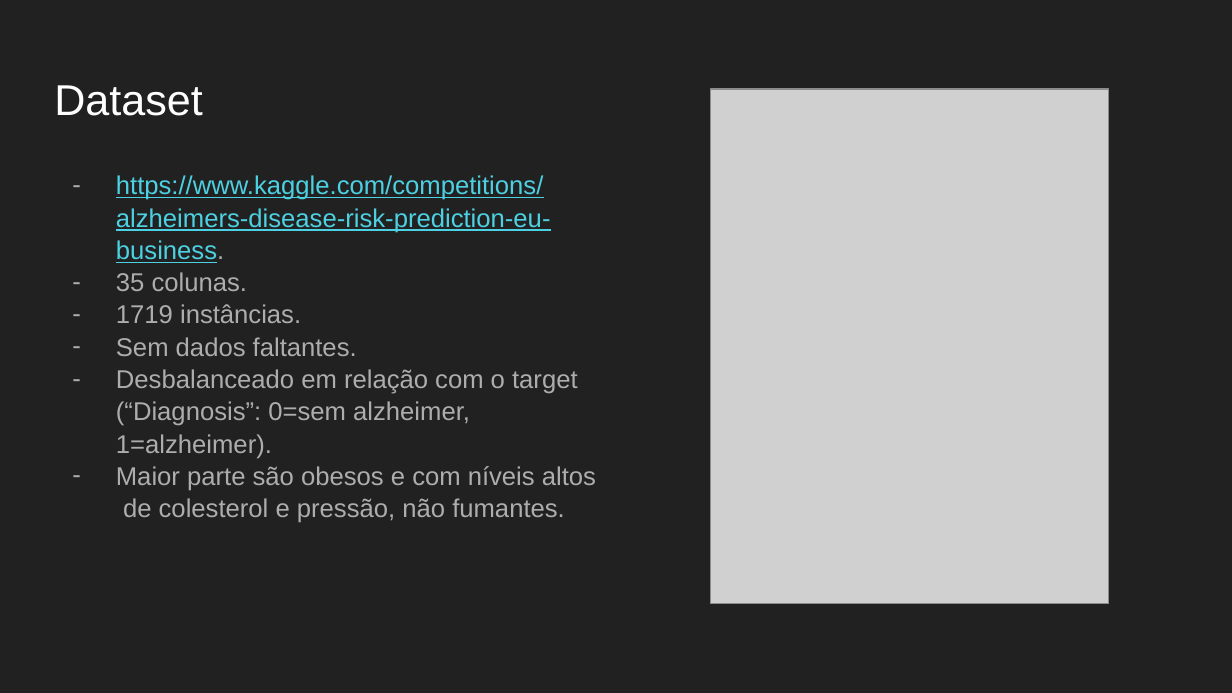
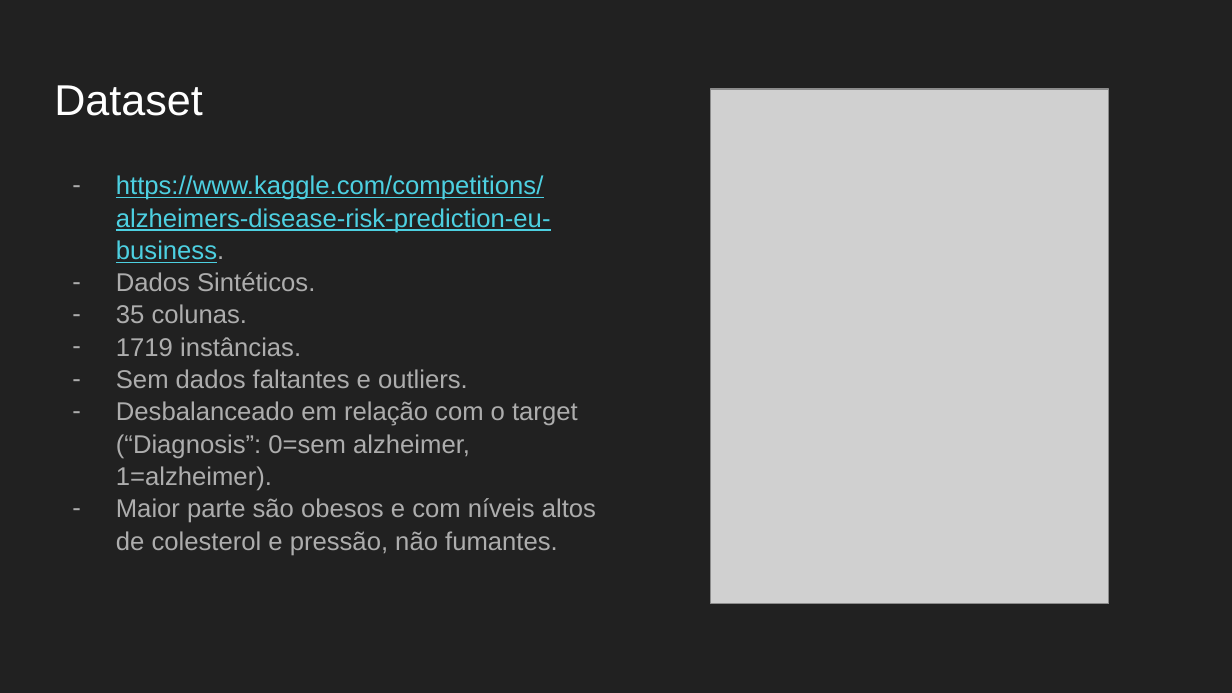
Before and after one commit to Dpbm/mestrado-aulas, a slide deck: slide 4 of mineracao-de-dados/trabalho/apresentacao/Projeto Mineração de Dados.pptx. Drawn at 1232x693 pixels with LibreOffice and Linux fonts; fonts in the diff are those of the drawing; grey boxes stand for pictures. Boxes give left, top, right and bottom in pixels: in the first picture for what was removed or moved away, otherwise in the second. Text is boxed around its words. In the diff, an @@ line names an element or a change of style, - is before the commit and + after.

```diff
--- a/mineracao-de-dados/trabalho/apresentacao/Projeto Mineração de Dados.pptx
+++ b/mineracao-de-dados/trabalho/apresentacao/Projeto Mineração de Dados.pptx
@@ text at box(116, 272, 315, 291): paragraph added @@
+– Dados Sintéticos.
@@ text at box(116, 369, 468, 388): text changed @@
-– Sem dados faltantes.
+– Sem dados faltantes e outliers.
```
Also in this commit, not shown: 1 other slide changed, 1 other file.
